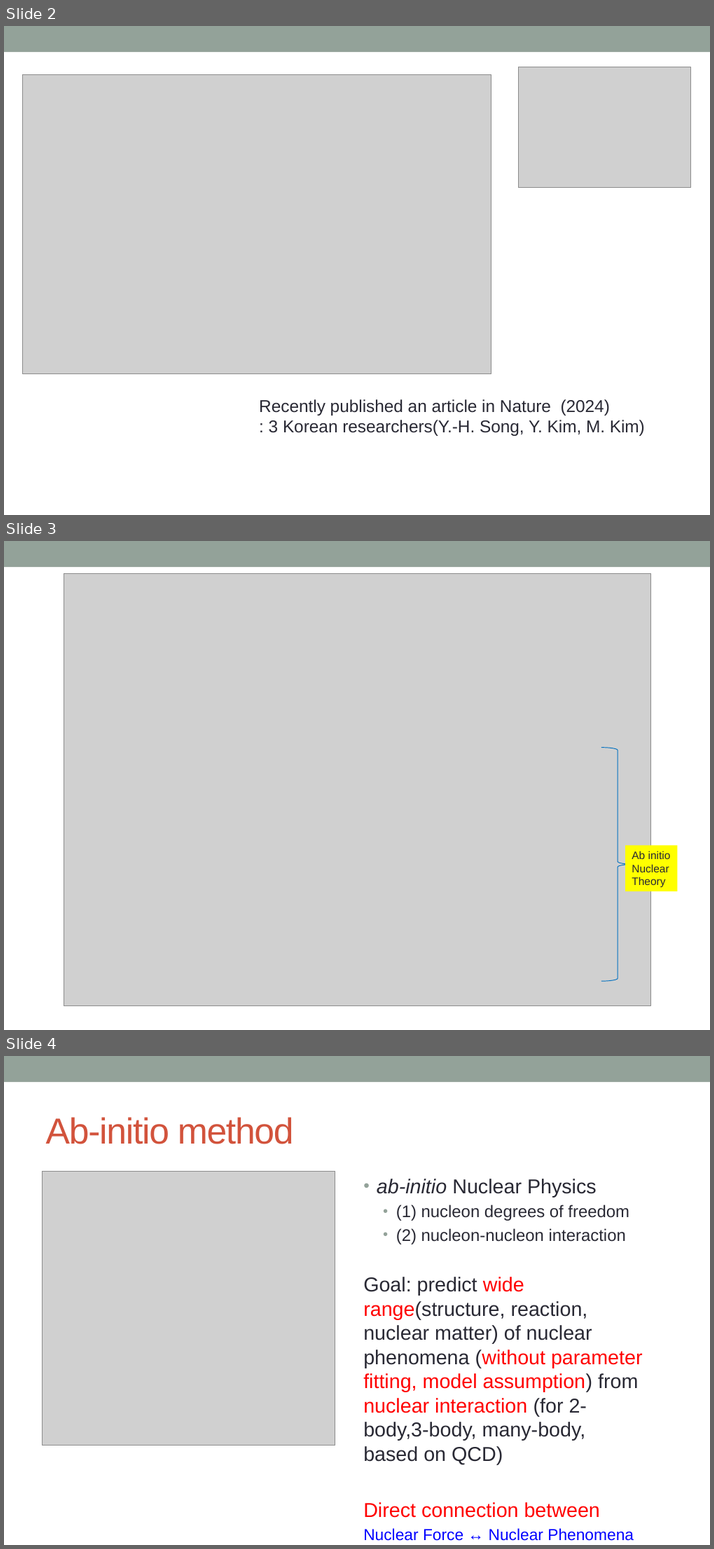
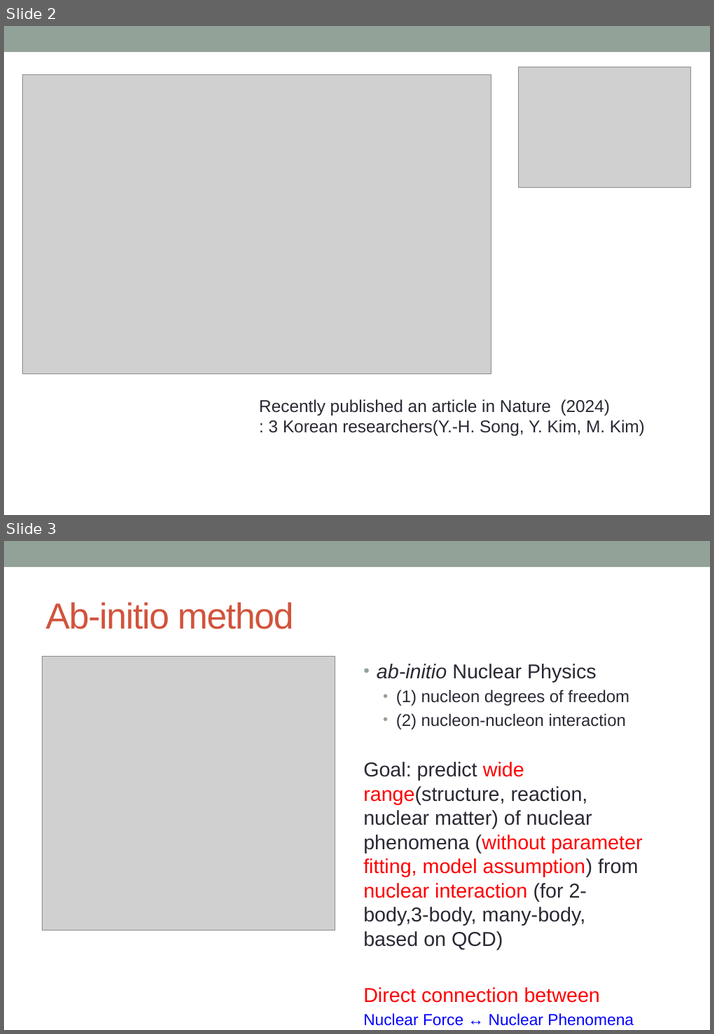
Before and after one commit to alphacentaury-github/NPSS2020, a slide deck: 20240722_WFM_숭실대.pptx. Shown one above the other, each under a label of ours: slides 2, 3 and 4 before the commit, slides 2 and 3 after it. The pictures are 714x1549 and 714x1034 pixels, drawn with LibreOffice and Linux fonts; fonts in the diff are those of the drawing; grey boxes stand for pictures. Boxes give left, top, right and bottom in pixels: in the first picture for what was removed or moved away, otherwise in the second. Text is boxed around its words. In the diff, an @@ line names an element or a change of style, - is before the commit and + after.

```diff
--- a/20240722_WFM_숭실대.pptx
+++ b/20240722_WFM_숭실대.pptx
@@ slide 3 removed at <box>4,541,710,1030</box>, background #FFFFFF; not listed: 1 template element that a slide beside it also shows @@
@@ picture removed at <box>64,574,651,1006</box> @@
@@ right brace removed at <box>601,747,634,981</box> @@
@@ rectangle removed at <box>626,845,677,892</box> @@
-Ab initio
-Nuclear
-Theory
@@ what was slide 4 is now slide 3 @@
```
Also in this commit, not shown: 2 other slides removed.
